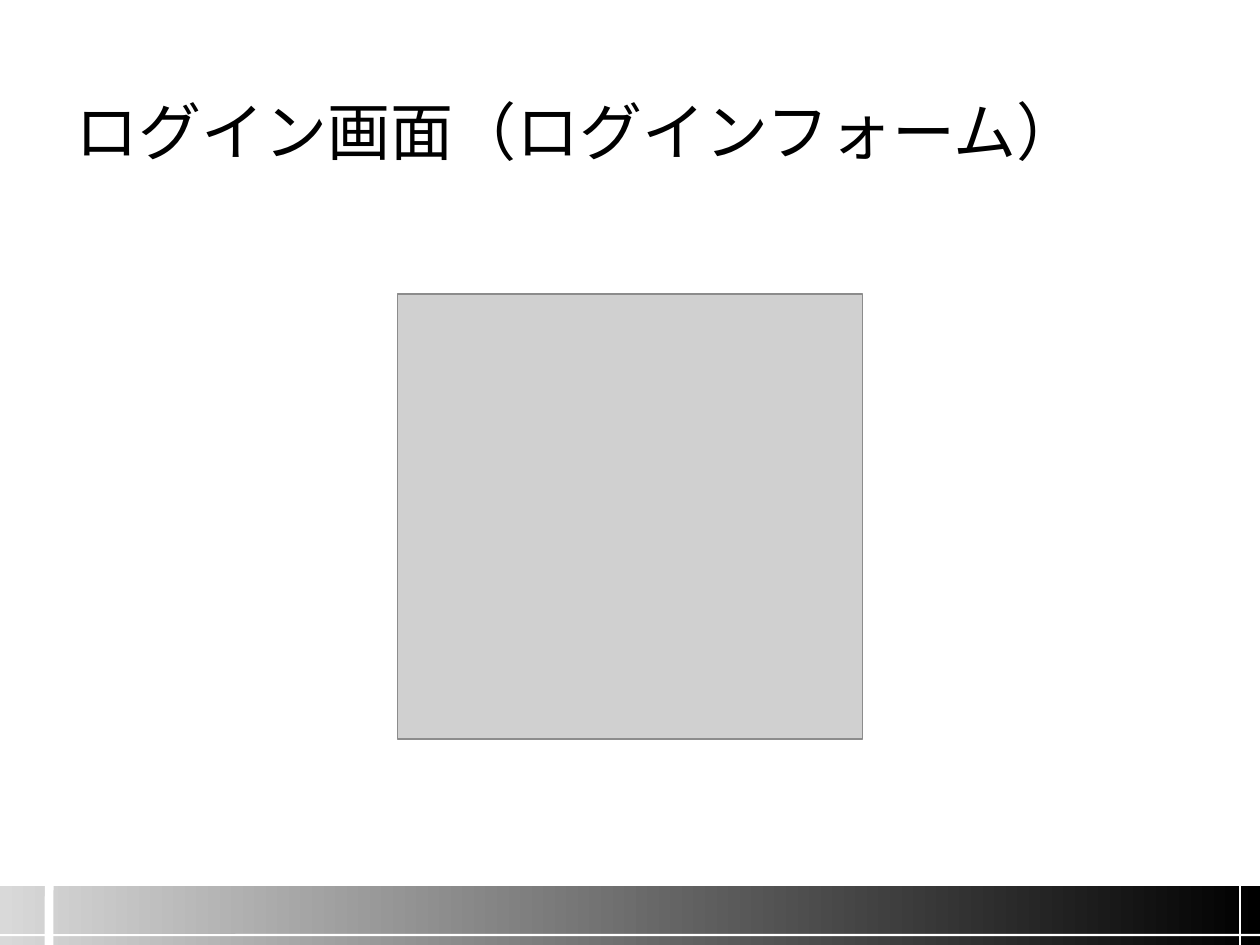
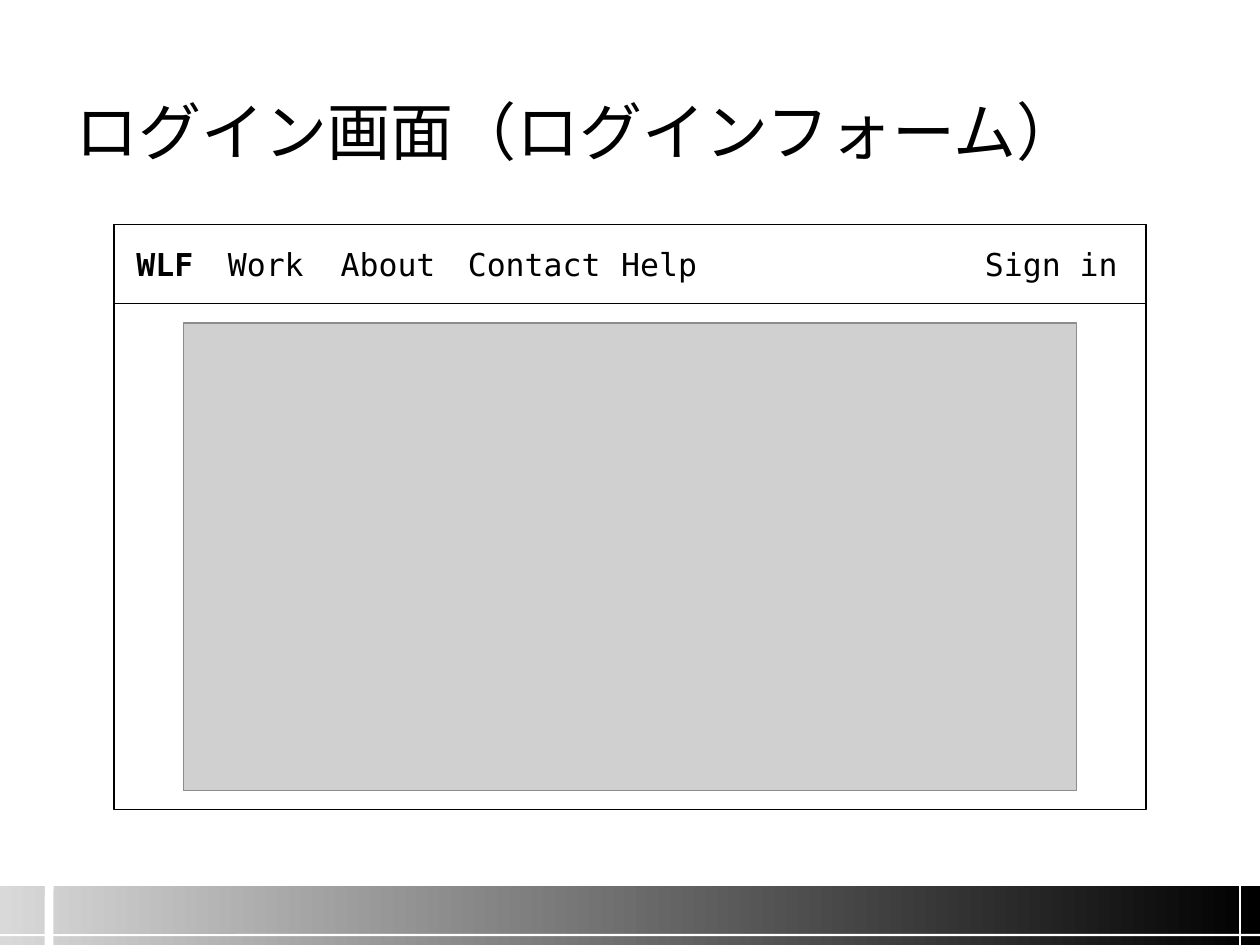
Before and after one commit to namazu510/team-a, a slide deck: slide 3 of screen_image/04.画面設計.pptx (slide 4 before the commit). Drawn at 1260x945 pixels with LibreOffice and Linux fonts; fonts in the diff are those of the drawing; grey boxes stand for pictures; background and template pictures are left out. Boxes give left, top, right and bottom in pixels: in the first picture for what was removed or moved away, otherwise in the second. Text is boxed around its words. In the diff, an @@ line names an element or a change of style, - is before the commit and + after.

Commit message:
画面設計パワポの変更

```diff
--- a/screen_image/04.画面設計.pptx
+++ b/screen_image/04.画面設計.pptx
@@ rectangle added at [115, 224, 1147, 810], fill #FFFFFF, outline #000000 0.75 pt @@
@@ rectangle added at [115, 224, 1147, 304], fill #FFFFFF, outline #000000 0.75 pt @@
@@ rectangle added at [120, 238, 209, 289], fill #FFFFFF, outline #FFFFFF 0.75 pt, 18 pt, text #000000, bold @@
+WLF
@@ text added at [228, 252, 304, 277], 18 pt, text #000000 @@
+Work
@@ text added at [341, 252, 436, 277], 18 pt, text #000000 @@
+About
@@ text added at [468, 252, 601, 277], 18 pt, text #000000 @@
+Contact
@@ text added at [621, 252, 697, 283], 18 pt, text #000000 @@
+Help
@@ text added at [985, 252, 1118, 283], 18 pt, text #000000 @@
+Sign in
@@ picture removed at [398, 294, 863, 738] @@
@@ picture added at [183, 323, 1076, 790] @@
```
Also in this commit, not shown: 4 other slides changed, 2 slides added, 7 other files.
